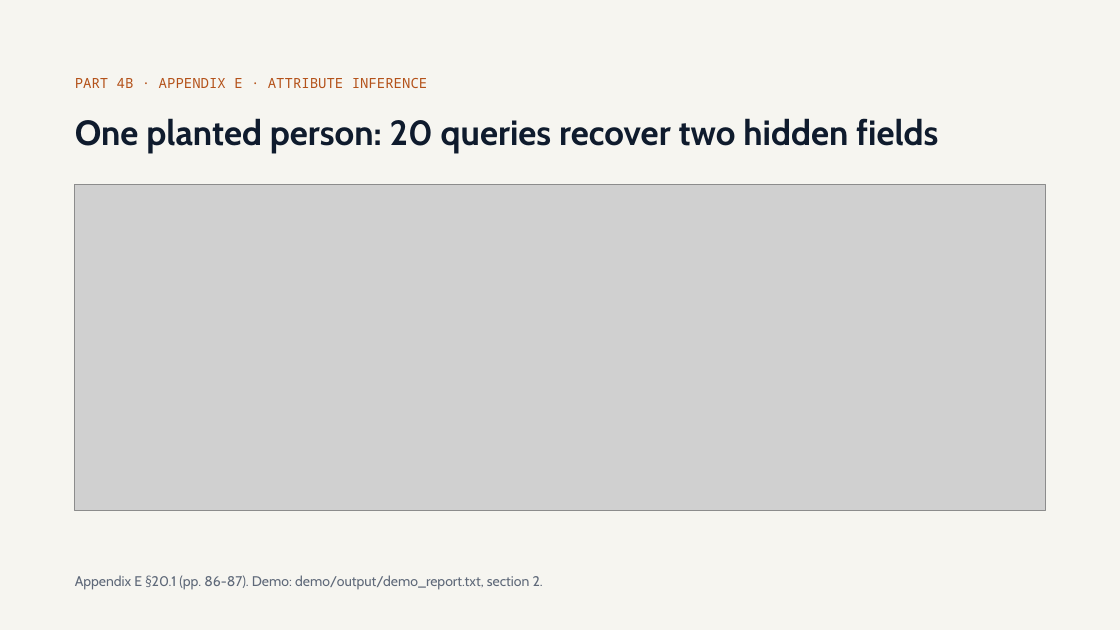
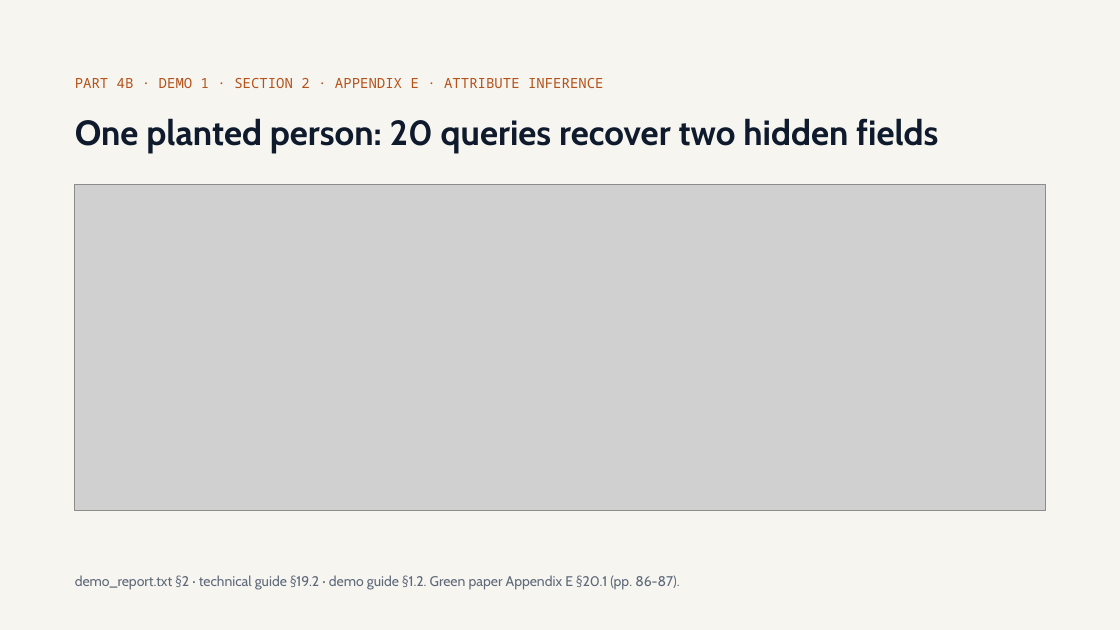
Before and after one commit to olonok69/graimatter_ML, a slide deck: slide 42 of docs/Adversarial_ML.pptx (slide 41 before the commit). Drawn at 1120x630 pixels with LibreOffice and Linux fonts; fonts in the diff are those of the drawing; grey boxes stand for pictures. Boxes give left, top, right and bottom in pixels: in the first picture for what was removed or moved away, otherwise in the second. Text is boxed around its words. In the diff, an @@ line names an element or a change of style, - is before the commit and + after.

```diff
--- a/docs/Adversarial_ML.pptx
+++ b/docs/Adversarial_ML.pptx
@@ text at <box>75,78,604,88</box>: text changed @@
-PART 4B · APPENDIX E · ATTRIBUTE INFERENCE
+PART 4B · DEMO 1 · SECTION 2 · APPENDIX E · ATTRIBUTE INFERENCE
@@ text at <box>75,575,679,590</box>: text changed @@
-Appendix E §20.1 (pp. 86-87). Demo: demo/output/demo_report.txt, section 2.
+demo_report.txt §2 · technical guide §19.2 · demo guide §1.2. Green paper Appendix E §20.1 (pp. 86-87).
```
Also in this commit, not shown: 23 other slides changed, 1 slide added, 14 other files.
